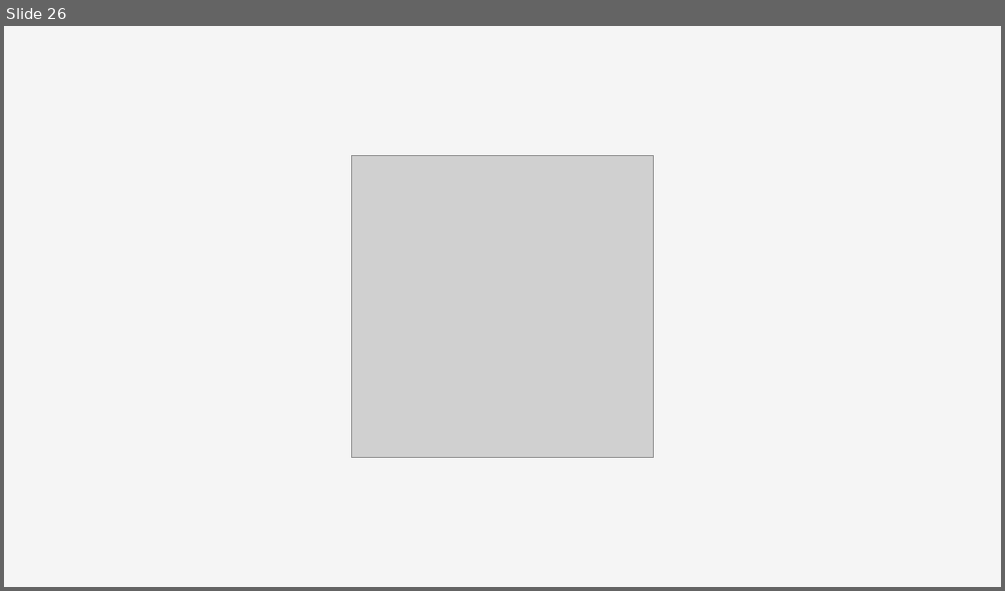
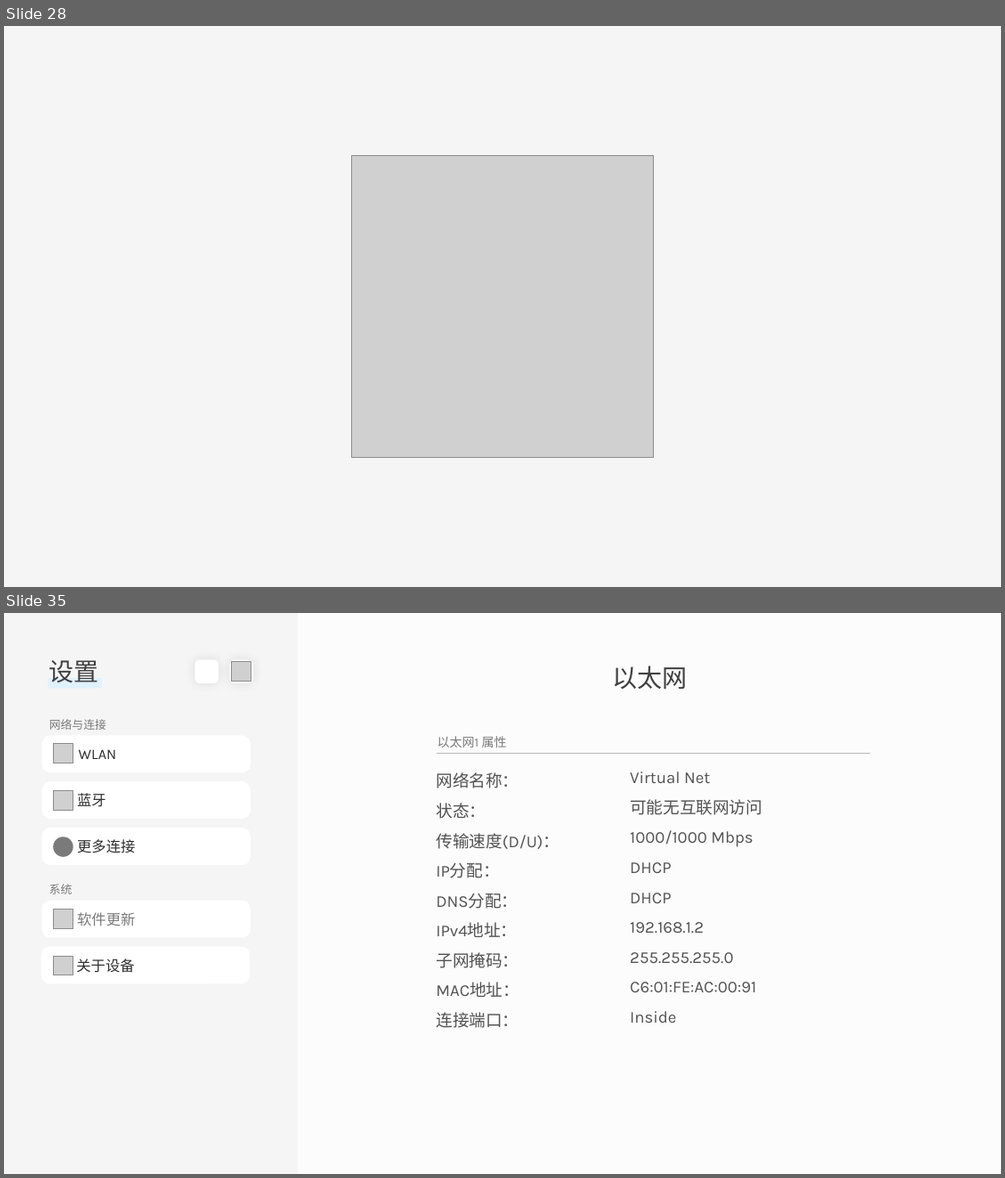
Before and after one commit to Yusurmount/Leaf-OS, a slide deck: 5.0.0.preview.2507a.pptx. Shown one above the other, each under a label of ours: slide 26 before the commit, slides 28 and 35 after it; the slides between them are not shown. The pictures are 1005x591 and 1005x1178 pixels, drawn with LibreOffice and Linux fonts; fonts in the diff are those of the drawing; grey boxes stand for pictures; background and template pictures are left out. Boxes give left, top, right and bottom in pixels: in the first picture for what was removed or moved away, otherwise in the second. Text is boxed around its words. In the diff, an @@ line names an element or a change of style, - is before the commit and + after.

```diff
--- a/5.0.0.preview.2507a.pptx
+++ b/5.0.0.preview.2507a.pptx
@@ slide 35 added at bbox=[4, 613, 1001, 1174], background picture (left out) @@
@@ rectangle added at bbox=[4, 613, 1000, 1174], fill #F5F5F5 at 95% opacity @@
@@ rectangle added at bbox=[298, 613, 1001, 1174], fill #FFFFFF at 70% opacity @@
@@ text added at bbox=[49, 660, 99, 682], 24 pt, text #404040 @@
+设置
@@ rounded rectangle added at bbox=[194, 659, 218, 683], fill #FFFFFF @@
@@ rounded rectangle added at bbox=[230, 659, 254, 683], fill #FFFFFF @@
@@ picture added at bbox=[231, 662, 251, 682] @@
@@ text added at bbox=[612, 666, 687, 690], 24 pt, text #404040 @@
+以太网
@@ rectangle added at bbox=[48, 678, 101, 689], fill #E0F1FF @@
@@ text added at bbox=[49, 719, 106, 730], 11 pt, text #7A7A7A @@
+网络与连接
@@ rounded rectangle added at bbox=[42, 736, 251, 773], fill #FFFFFF, 14 pt, text #2F2F2F @@
+WLAN
@@ picture added at bbox=[53, 743, 73, 763] @@
@@ group added at bbox=[436, 736, 870, 1028]: 3 texts, 1 line @@
+以太网1 属性
+网络名称：
+状态：
+传输速度(D/U)：
+IP分配：
+DNS分配：
+IPv4地址：
+子网掩码：
+MAC地址：
+连接端口：
+Virtual Net
+可能无互联网访问
+1000/1000 Mbps
+DHCP
+DHCP
+192.168.1.2
+255.255.255.0
+C6:01:FE:AC:00:91
+Inside
@@ rounded rectangle added at bbox=[42, 781, 251, 819], fill #FFFFFF, 14 pt, text #2F2F2F @@
+蓝牙
@@ picture added at bbox=[53, 791, 73, 811] @@
@@ rounded rectangle added at bbox=[42, 827, 251, 865], fill #FFFFFF, 14 pt, text #2F2F2F @@
+更多连接
@@ ellipse added at bbox=[53, 836, 73, 857], fill #7A7A7A @@
@@ rounded rectangle added at bbox=[42, 900, 251, 938], fill #FFFFFF, 14 pt, text #7A7A7A @@
+软件更新
@@ text added at bbox=[49, 884, 73, 894], 11 pt, text #7A7A7A @@
+系统
@@ picture added at bbox=[53, 909, 73, 929] @@
@@ rounded rectangle added at bbox=[41, 947, 250, 984], fill #FFFFFF, 14 pt, text #2F2F2F @@
+关于设备
@@ picture added at bbox=[53, 956, 73, 975] @@
@@ what was slide 26 is now slide 28 @@
```
Also in this commit, not shown: 18 slides changed, 14 other slides added.
